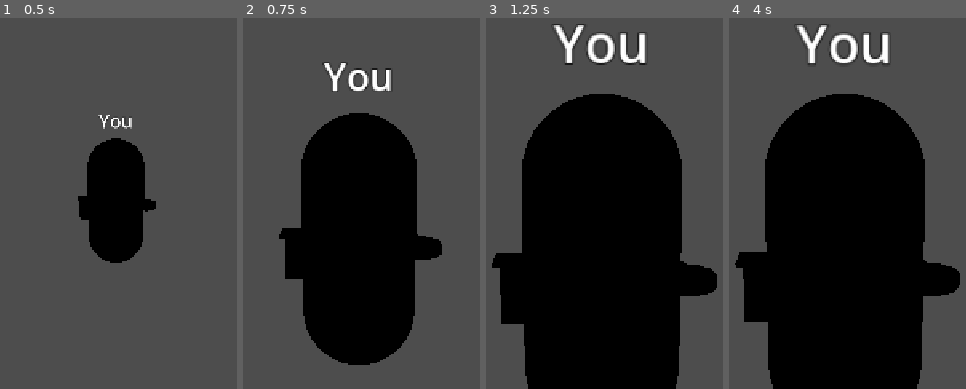
Above: before the commit, frames 1-4 (left to right).
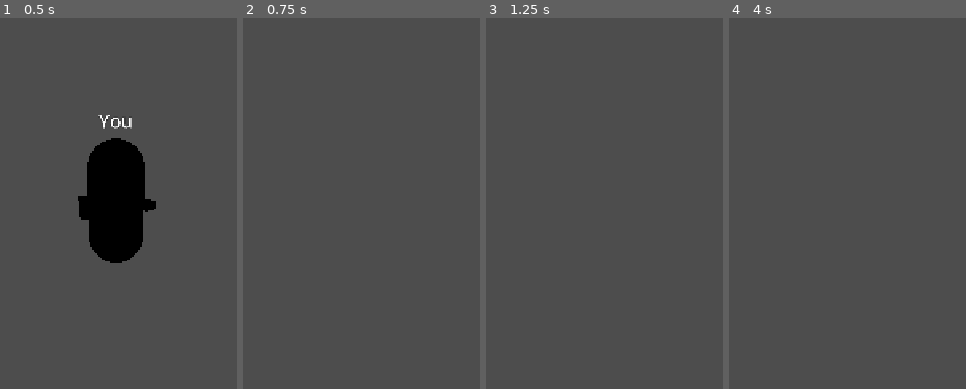
Above: after the commit, the same moments.

Repository: GodotGarden/search-and-rescue
Game: Godot game, scene res://scenes/player/Responder.tscn
Same seed, same stepped clock (60 frames per second), same inputs: the game is played once before the commit and once after it. This scene is started directly instead of the project's main scene.
Inputs (mouse positions are in pixels of both pictures, inside the frame that each line leads up to):
- Up to frame 1 (0.5 s): no input
- Up to frame 2 (0.75 s): tap Enter at 0.5 s; move the mouse to (404, 162) at 0.52 s; hold W (move_forward) from 0.53 s (still down); hold B (use_binoculars) from 0.53 s (still down)
- Up to frame 3 (1.25 s): keep holding W (move_forward); keep holding B (use_binoculars); tap Space (jump) at 0.77 s
- Up to frame 4 (4 s): keep holding W (move_forward); tap Space (jump) at 1.25, 1.52, 2.75, 3.02, 3.77 s; move the mouse to (804, 166) at 1.27 s; release B (use_binoculars) at 1.28 s; tap Shift (sprint) at 1.35 s; tap B (use_binoculars) at 1.55, 2.3, 2.85 s; tap Enter at 2, 3.5 s; move the mouse to (864, 155) at 2.02 s; hold C (toggle_compass) 2.03-2.78 s; move the mouse to (835, 170) at 2.77 s; move the mouse to (904, 170) at 3.52 s; hold B (use_binoculars) from 3.53 s (still down)

Frame 1 is identical in both runs. In frame 2, 32% of the frame differs, in the area x 15-84%, y 11-94%; in frame 3, 55%, in the area x 2-98%, y 1-100%; in frame 4, 55%.

Commit message:
Hide local responder in binocular view

Diff:
--- a/scripts/player/responder.gd
+++ b/scripts/player/responder.gd
@@ -44,10 +44,10 @@
 		Input.mouse_mode = Input.MOUSE_MODE_VISIBLE if Input.mouse_mode == Input.MOUSE_MODE_CAPTURED else Input.MOUSE_MODE_CAPTURED
 		return
 	if event.is_action_pressed("use_binoculars"):
-		_binoculars_active = true
+		_set_binoculars_active(true)
 		return
 	if event.is_action_released("use_binoculars"):
-		_binoculars_active = false
+		_set_binoculars_active(false)
 		return
 	if event is InputEventMouseMotion and Input.mouse_mode == Input.MOUSE_MODE_CAPTURED:
 		rotate_y(-event.relative.x * mouse_sensitivity)
@@ -84,6 +84,14 @@
 	return _binoculars_active
 
 
+func _set_binoculars_active(active: bool) -> void:
+	_binoculars_active = active
+	# Only the owning player hides their own responder; the remote peer still sees it.
+	body_mesh.visible = not active
+	$Toolbelt.visible = not active
+	name_tag.visible = not active
+
+
 func _send_network_state() -> void:
 	if multiplayer.multiplayer_peer == null or multiplayer.multiplayer_peer is OfflineMultiplayerPeer:
 		return
